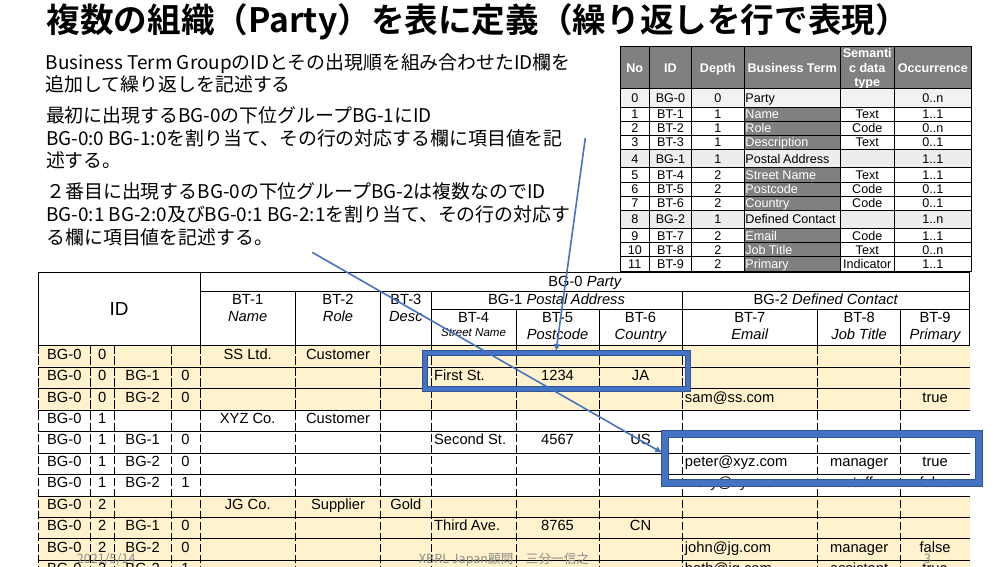
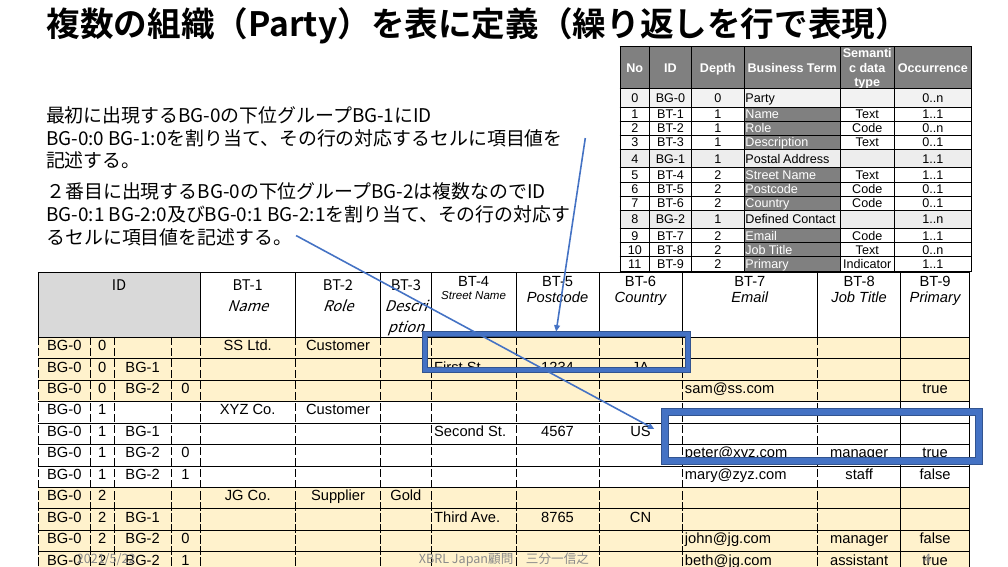
Before and after one commit to pontsoleil/EIPA, a slide deck: slide 5 of XBRL JAPANからの提言/構造化データの表による記述.pptx (slide 4 before the commit). Drawn at 1008x567 pixels with LibreOffice and Linux fonts; fonts in the diff are those of the drawing. Boxes give left, top, right and bottom in pixels: in the first picture for what was removed or moved away, otherwise in the second. Text is boxed around its words. In the diff, an @@ line names an element or a change of style, - is before the commit and + after.

```diff
--- a/XBRL JAPANからの提言/構造化データの表による記述.pptx
+++ b/XBRL JAPANからの提言/構造化データの表による記述.pptx
@@ title "複数の組織（Party）を表に定義（繰り返しを行で表現）": place and size @@
-title "複数の組織（Party）を表に定義（繰り返しを行で表現）" at box(47, 3, 909, 40)
+title "複数の組織（Party）を表に定義（繰り返しを行で表現）" at box(47, 7, 909, 44)
@@ text removed at box(46, 54, 173, 70) @@
-Business Term GroupのIDとその出現順を組み合わせたID欄を追加して繰り返しを記述する
@@ text at box(46, 129, 562, 169): text changed @@
-BG-0:0 BG-1:0を割り当て、その行の対応する欄に項目値を記述する。
+BG-0:0 BG-1:0を割り当て、その行の対応するセルに項目値を記述する。
@@ arrow moved from (585, 138) - (557, 350) to (585, 138) - (557, 331) @@
@@ text at box(46, 205, 570, 246): text changed @@
-BG-0:1 BG-2:0及びBG-0:1 BG-2:1を割り当て、その行の対応する欄に項目値を記述する。
+BG-0:1 BG-2:0及びBG-0:1 BG-2:1を割り当て、その行の対応するセルに項目値を記述する。
@@ arrow moved from (312, 253) - (662, 452) to (296, 236) - (654, 429) @@
@@ table at box(39, 273, 971, 567) @@
-row 1: ID |  |  |  | BG-0 Party |  |  |  |  |  |  |  | 
-row 2:  |  |  |  | BT-1 / Name | BT-2 / Role | BT-3 / Desc | BG-1 Postal Address |  |  | BG-2 Defined Contact |  | 
-row 3:  |  |  |  |  |  |  | BT-4 / Street Name | BT-5 / Postcode | BT-6 / Country | BT-7 / Email | BT-8 / Job Title | BT-9 / Primary
+row 1: ID |  |  |  | BT-1 / Name | BT-2 / Role | BT-3 / Description | BT-4 / Street Name | BT-5 / Postcode | BT-6 / Country | BT-7 / Email | BT-8 / Job Title | BT-9 / Primary
-row 3, column 4: 0
+row 3, column 4: 
-row 6, column 4: 0
+row 6, column 4: 
-row 10, column 4: 0
+row 10, column 4: 
@@ frame: place and size @@
-frame at box(422, 350, 690, 392)
+frame at box(422, 331, 690, 373)
@@ frame: place and size @@
-frame at box(662, 430, 983, 487)
+frame at box(662, 408, 983, 465)
@@ text at box(77, 550, 136, 566): text changed @@
-2021/5/14
+2021/5/22
@@ page number at box(924, 550, 931, 567): text changed @@
-3
+4
```
Also in this commit, not shown: 3 other slides changed, 13 other files.
